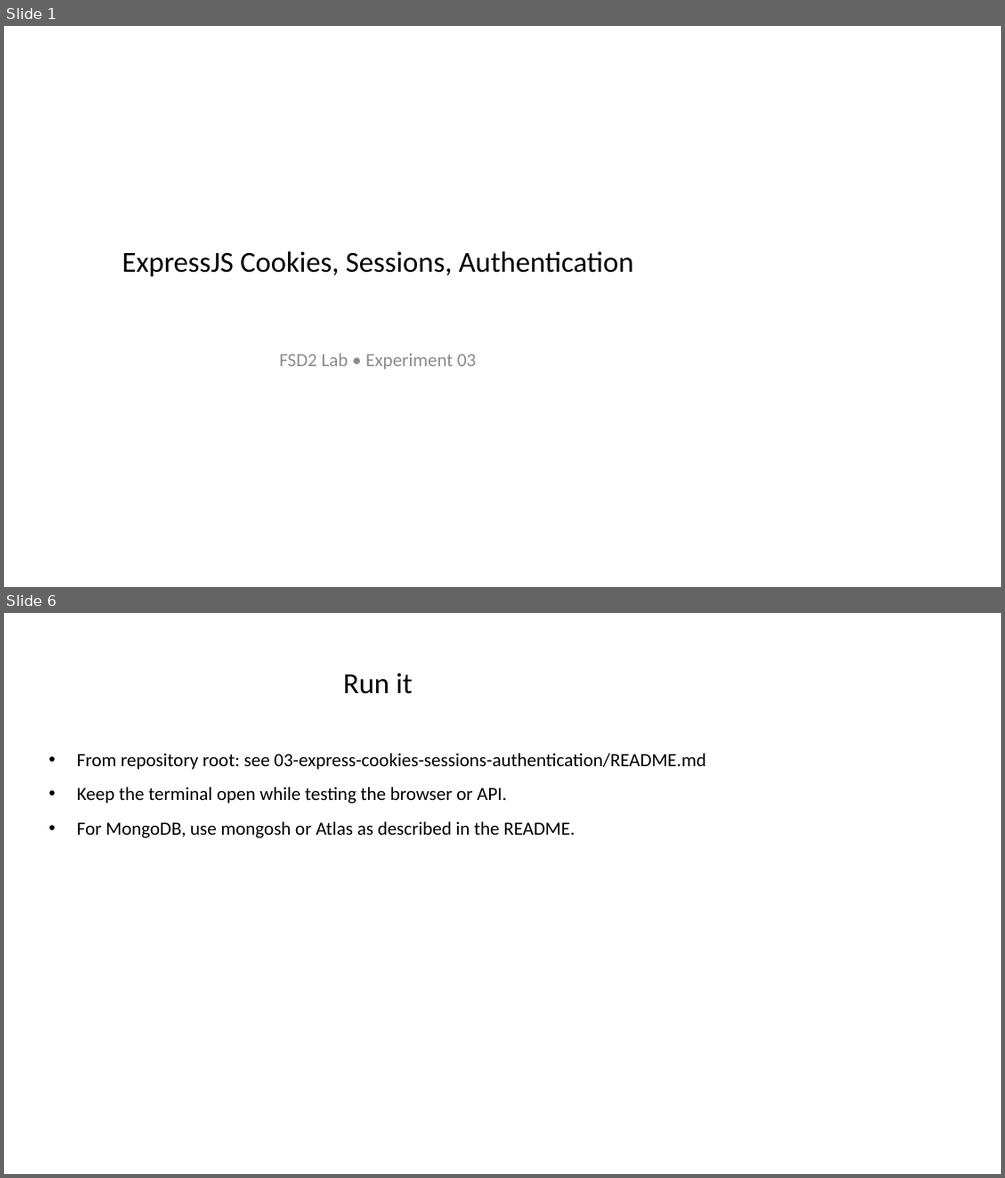
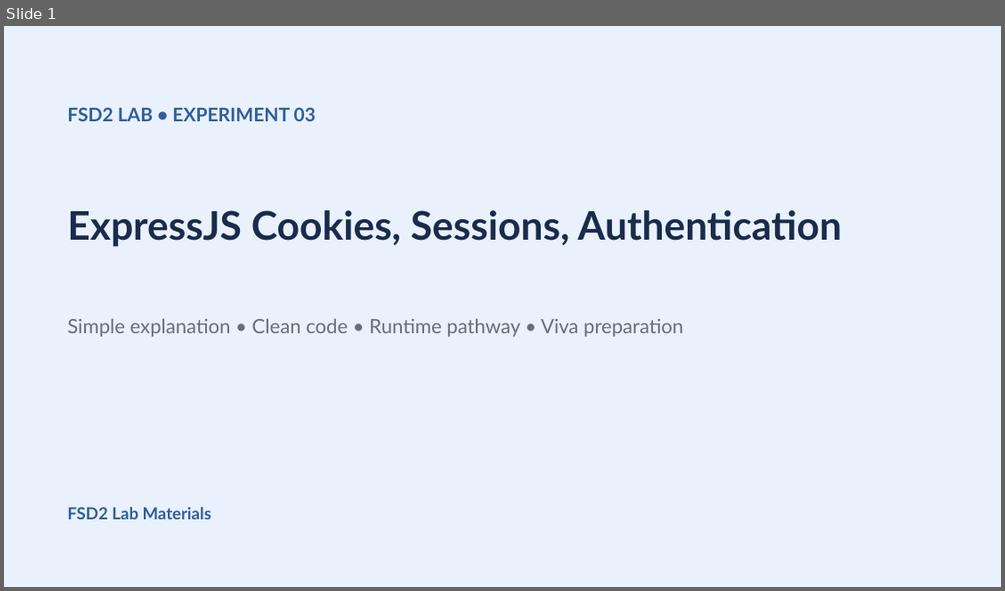
Before and after one commit to shiva31rama-cell/FSD2-LAB-SYLLABUS, a slide deck: PPTs/03_ExpressJS_Cookies_Sessions_Authentication.pptx. Shown one above the other, each under a label of ours: slides 1 and 6 before the commit, slide 1 after it; the slides between them are not shown. The pictures are 1005x1178 and 1005x591 pixels, drawn with LibreOffice and Linux fonts; fonts in the diff are those of the drawing. Boxes give left, top, right and bottom in pixels: in the first picture for what was removed or moved away, otherwise in the second. Text is boxed around its words. In the diff, an @@ line names an element or a change of style, - is before the commit and + after.

```diff
--- a/PPTs/03_ExpressJS_Cookies_Sessions_Authentication.pptx
+++ b/PPTs/03_ExpressJS_Cookies_Sessions_Authentication.pptx
@@ slide 6 removed at (4, 613, 1001, 1174), background #FFFFFF @@
@@ title removed at (343, 673, 412, 694) @@
-Run it
@@ text removed at (77, 753, 705, 838) @@
-• From repository root: see 03-express-cookies-sessions-authentication/README.md
-• Keep the terminal open while testing the browser or API.
-• For MongoDB, use mongosh or Atlas as described in the README.
@@ slide 1 changed as well @@
@@ rectangle added at (4, 26, 1001, 587), fill #E8F1FC @@
@@ text at (67, 107, 316, 121): text changed; font Calibri to Lato; text colour #8C8C8C to #305D9C; bold on @@
-FSD2 Lab • Experiment 03
+FSD2 LAB • EXPERIMENT 03
@@ text "ExpressJS Cookies, Sessions, Authentication": place and size @@
-text "ExpressJS Cookies, Sessions, Authentication" at (122, 251, 634, 277)
+text "ExpressJS Cookies, Sessions, Authentication" at (67, 210, 841, 247)
@@ text "ExpressJS Cookies, Sessions, Authentication" at (67, 210, 841, 247): size 28 to 38 pt, font Calibri to Lato, text colour #000000 to #1B2B4B, bold on; alignment centre to left @@
@@ text added at (67, 318, 683, 337), 19 pt, text #666E7A @@
+Simple explanation • Clean code • Runtime pathway • Viva preparation
@@ text added at (67, 507, 211, 519), 16 pt, text #305D9C, bold @@
+FSD2 Lab Materials
```
Also in this commit, not shown: 3 other slides changed, 4 slides added, 2 other slides removed, 49 other files.
